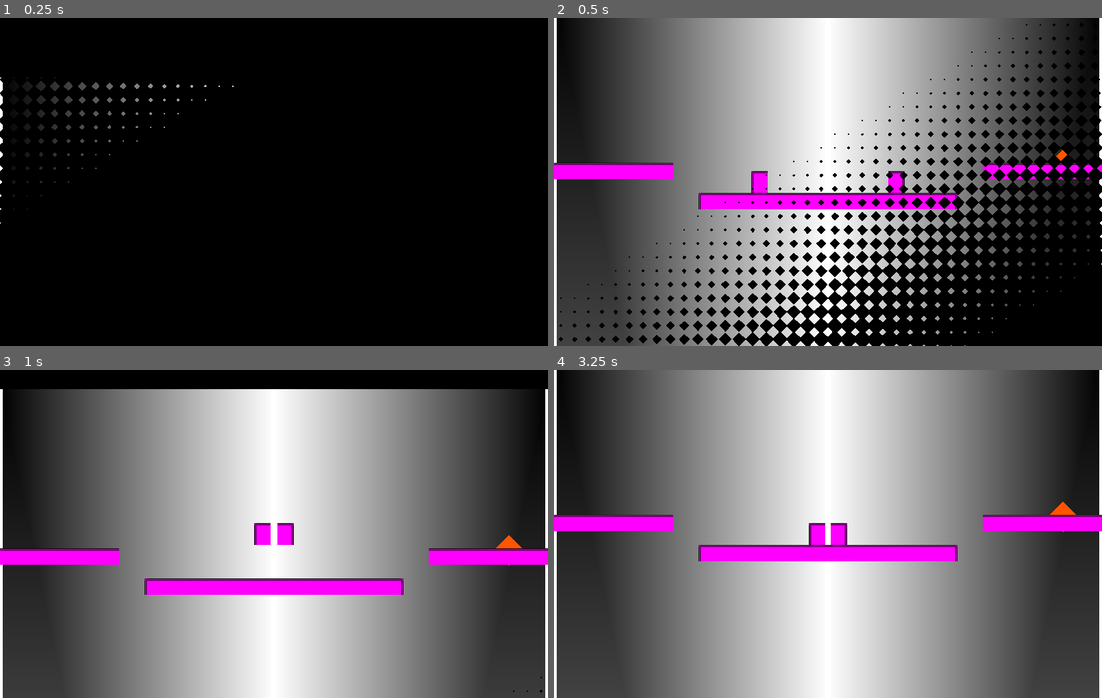
Above: before the commit, frames 1-4 (two rows, left to right).
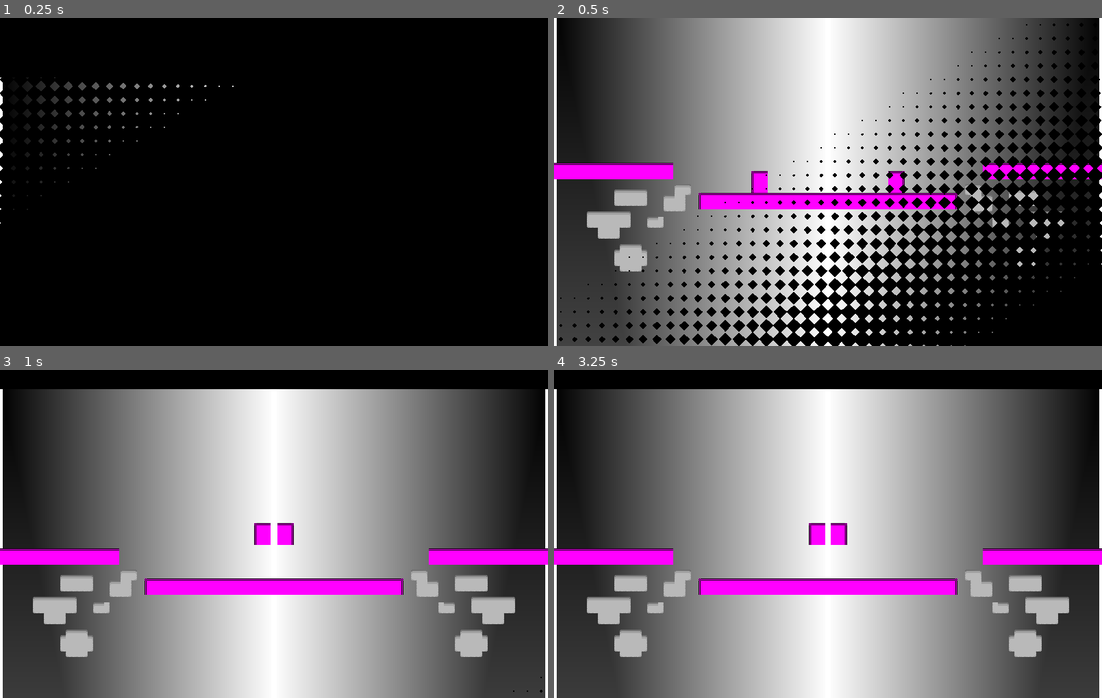
Above: after the commit, the same moments.

Repository: dotevie/SplittingImage
Game: Godot game, scene res://test_tiles.tscn
The game is run twice, just before and just after one commit, with the same random seed, the same clock (stepped at 60 frames per second) and the same inputs. Before the commit the project starts from res://test_scene.tscn.
Inputs:
- Up to frame 1 (0.25 s): no input
- Up to frame 2 (0.5 s): no input
- Up to frame 3 (1 s): hold Right (move_right) from 0.53 s (still down); tap Up (jump) at 0.77 s
- Up to frame 4 (3.25 s): release Right (move_right) at 1.28 s; hold Left (move_left) 1.28-2.03 s; tap Up (jump) at 1.52, 3.02 s; hold Right (move_right) from 2.03 s (still down)

Frame 1 is identical in both runs. In frame 2, 2.0% of the frame differs, in the area x 6-94%, y 40-78%; in frame 3, 3.4%; in frame 4, 18%, in the area x 0-100%, y 0-88%.

Commit message:
fixed player contact detection

Diff:
--- a/project.godot
+++ b/project.godot
@@ -11,7 +11,7 @@
 [application]
 
 config/name="XOR"
-run/main_scene="res://test_scene.tscn"
+run/main_scene="uid://684quwbxvay7"
 config/features=PackedStringArray("4.5", "Forward Plus")
 config/icon="res://icon.svg"
 
--- a/scenes/tile_test.tscn
+++ b/scenes/tile_test.tscn
@@ -1,9 +1,8 @@
-[gd_scene load_steps=24 format=4 uid="uid://crmc7ataoua4w"]
+[gd_scene load_steps=20 format=4 uid="uid://crmc7ataoua4w"]
 
 [ext_resource type="Script" uid="uid://dxq2cmwos66lv" path="res://scripts/base_scene.gd" id="1_qdkxk"]
 [ext_resource type="Script" uid="uid://jy26fic133v7" path="res://scripts/player.gd" id="2_a8qe0"]
-[ext_resource type="Script" uid="uid://dvsintgdwha4s" path="res://scripts/spike.gd" id="3_pnknc"]
-[ext_resource type="Texture2D" uid="uid://doufm1s6vp0nr" path="res://sprites/tile.png" id="4_06164"]
+[ext_resource type="Texture2D" uid="uid://cx4xdwqe87gvn" path="res://sprites/tile.png" id="4_06164"]
 
 [sub_resource type="Gradient" id="Gradient_8m37a"]
 offsets = PackedFloat32Array(0, 0.55, 1)
@@ -57,17 +56,6 @@
 
 [sub_resource type="PlaceholderTexture2D" id="PlaceholderTexture2D_d5kir"]
 size = Vector2(192, 24)
-
-[sub_resource type="Gradient" id="Gradient_rit06"]
-colors = PackedColorArray(1, 0.33333334, 0, 1, 1, 0.33333334, 0, 1)
-
-[sub_resource type="GradientTexture2D" id="GradientTexture2D_plvai"]
-gradient = SubResource("Gradient_rit06")
-width = 32
-height = 32
-
-[sub_resource type="RectangleShape2D" id="RectangleShape2D_vkcgd"]
-size = Vector2(32, 32)
 
 [sub_resource type="TileSetAtlasSource" id="TileSetAtlasSource_vkcgd"]
 texture = ExtResource("4_06164")
@@ -171,7 +159,7 @@
 can_sleep = false
 lock_rotation = true
 contact_monitor = true
-max_contacts_reported = 2
+max_contacts_reported = 8
 script = ExtResource("2_a8qe0")
 cam = NodePath("../Camera2D")
 
@@ -201,21 +189,6 @@
 [node name="Sprite2D" type="Sprite2D" parent="StaticBody2D2"]
 texture = SubResource("PlaceholderTexture2D_d5kir")
 
-[node name="HazardTest" type="Area2D" parent="."]
-position = Vector2(57, 236)
-rotation = 0.7853982
-collision_layer = 4
-script = ExtResource("3_pnknc")
-
-[node name="Sprite2D" type="Sprite2D" parent="HazardTest"]
-visible = false
-scale = Vector2(0.99999994, 0.99999994)
-texture = SubResource("GradientTexture2D_plvai")
-
-[node name="CollisionShape2D" type="CollisionShape2D" parent="HazardTest"]
-scale = Vector2(0.99999994, 0.99999994)
-shape = SubResource("RectangleShape2D_vkcgd")
-
 [node name="TileMapLayer" type="TileMapLayer" parent="."]
 tile_map_data = PackedByteArray("AAAXACUAAQACAAIAAAAWACUAAQABAAIAAAAVACUAAQABAAIAAAAVACQAAQABAAEAAAAWACQAAQABAAEAAAAXAC …(1520 unchanged characters)…
 tile_set = SubResource("TileSet_yvmk3")
--- a/scripts/player.gd
+++ b/scripts/player.gd
@@ -34,16 +34,16 @@
 
 	# Find the floor (a contact with upwards facing collision normal).
 	var found_floor := false
-	# var floor_index := -1
+	var floor_index := -1
 
 	# check for grounded
 	for contact_index in state.get_contact_count():
 		var collision_normal = state.get_contact_local_normal(contact_index)
-		# print(collision_normal)
 
 		if collision_normal.dot(Vector2(0, -1)) > 0.6:
 			found_floor = true
-			# floor_index = contact_index
+			floor_index = contact_index
+	# print(state.get_contact_count())
 
 	if found_floor:
 		airborne_time = 0.0
